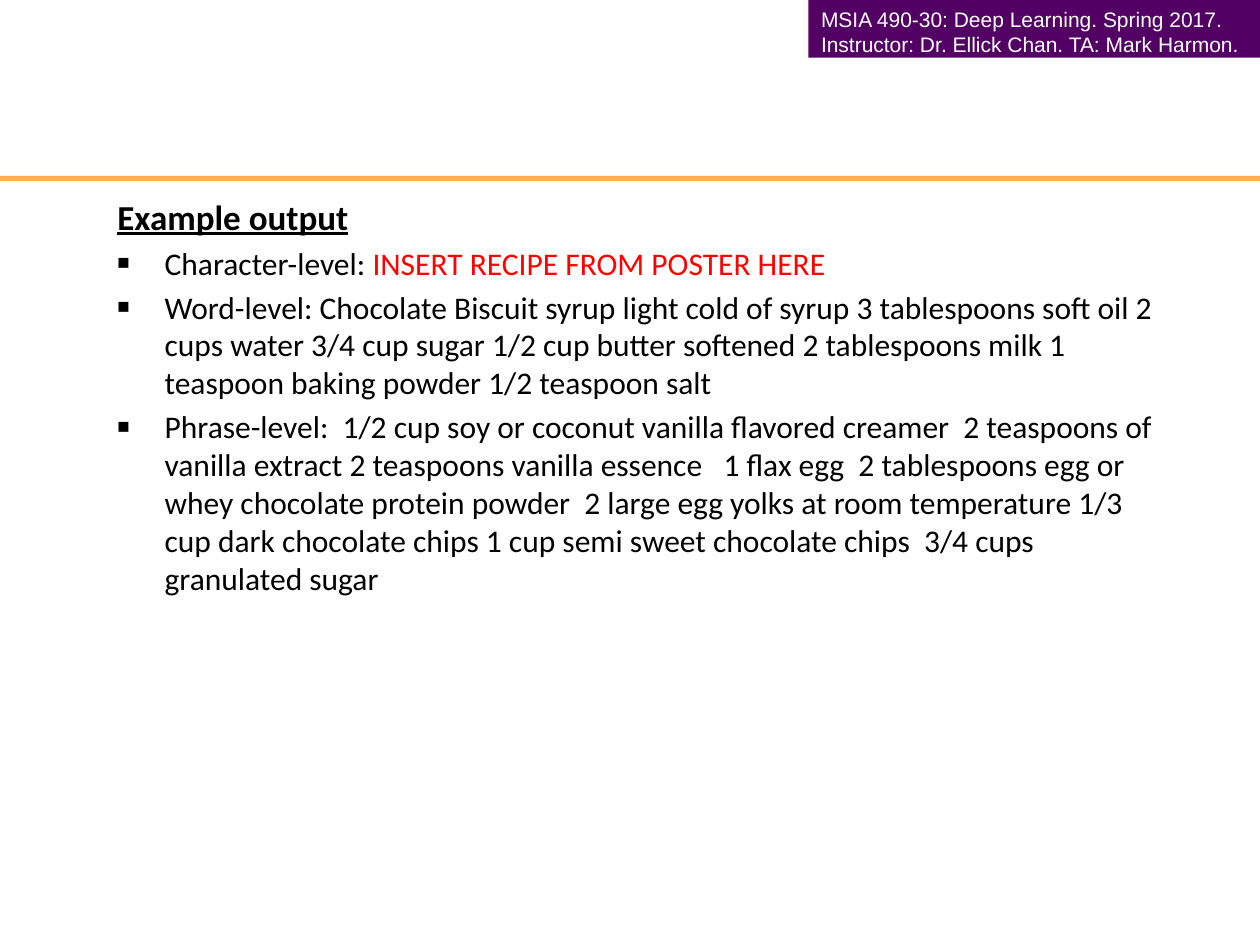
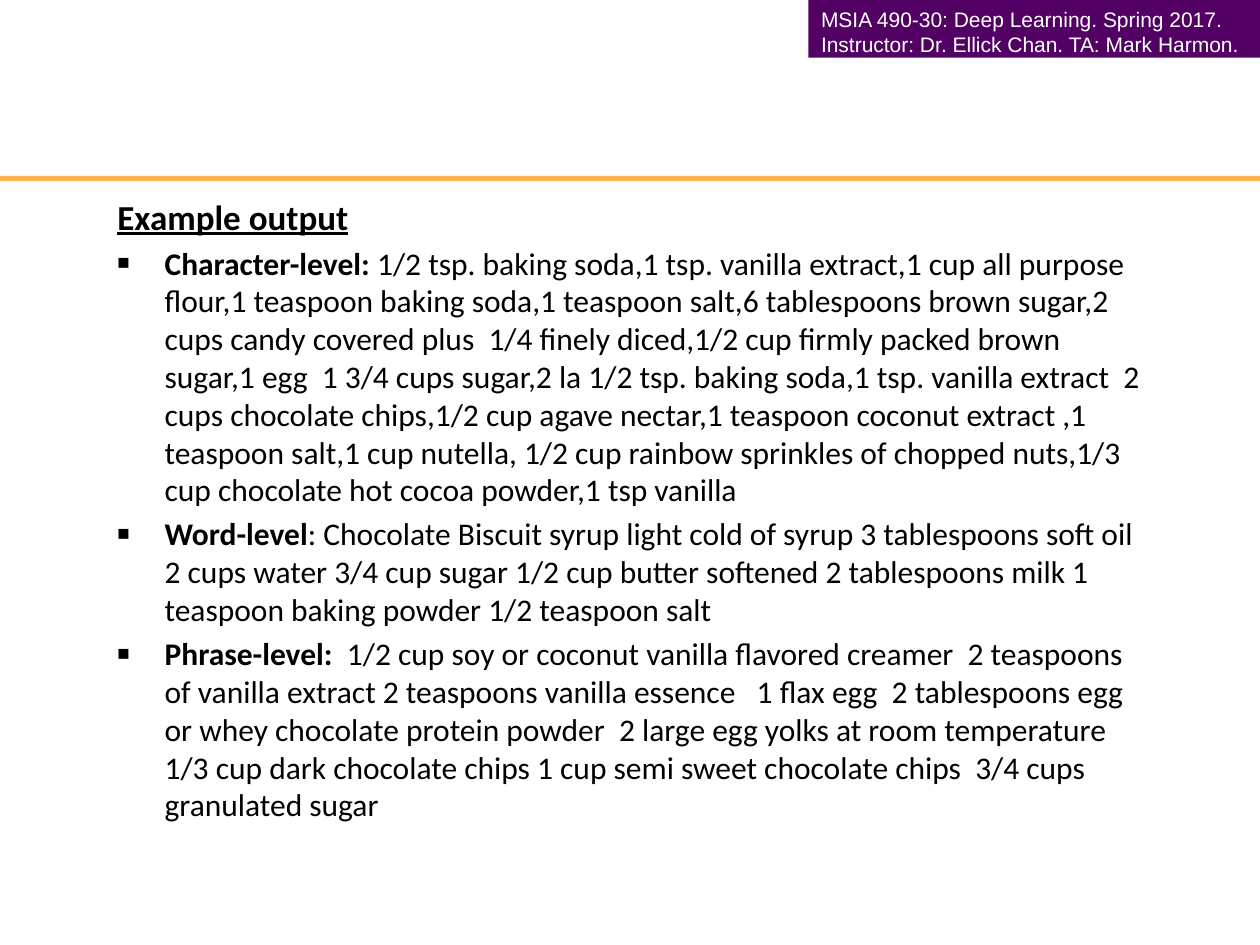
Before and after one commit to stephanieger/ConvectionalNN, a slide deck: slide 10 of Convectional Neural Networks Final Presentation.pptx. Drawn at 1260x945 pixels with LibreOffice and Linux fonts; fonts in the diff are those of the drawing; background and template pictures are left out. Boxes give left, top, right and bottom in pixels: in the first picture for what was removed or moved away, otherwise in the second. Text is boxed around its words. In the diff, an @@ line names an element or a change of style, - is before the commit and + after.

```diff
--- a/Convectional Neural Networks Final Presentation.pptx
+++ b/Convectional Neural Networks Final Presentation.pptx
@@ text at (x1=165, y1=253, x2=1139, y2=506): text changed; text colour #FF0000 to #000000 @@
-■ Character-level: INSERT RECIPE FROM POSTER HERE
+■ Character-level: 1/2 tsp. baking soda,1 tsp. vanilla extract,1 cup all purpose flour,1 teaspoon baking soda,1 teaspoon salt,6 tablespoons brown sugar,2 cups candy covered plus 1/4 finely diced,1/2 cup firmly packed brown sugar,1 egg 1 3/4 cups sugar,2 la 1/2 tsp. baking soda,1 tsp. vanilla extract 2 cups chocolate chips,1/2 cup agave nectar,1 teaspoon coconut extract ,1 teaspoon salt,1 cup nutella, 1/2 cup rainbow sprinkles of chopped nuts,1/3 cup chocolate hot cocoa powder,1 tsp vanilla
@@ text at (x1=165, y1=523, x2=1132, y2=822): bold on in "Word-level:", "Phrase-level:" @@
```
Also in this commit, not shown: 1 other file.
